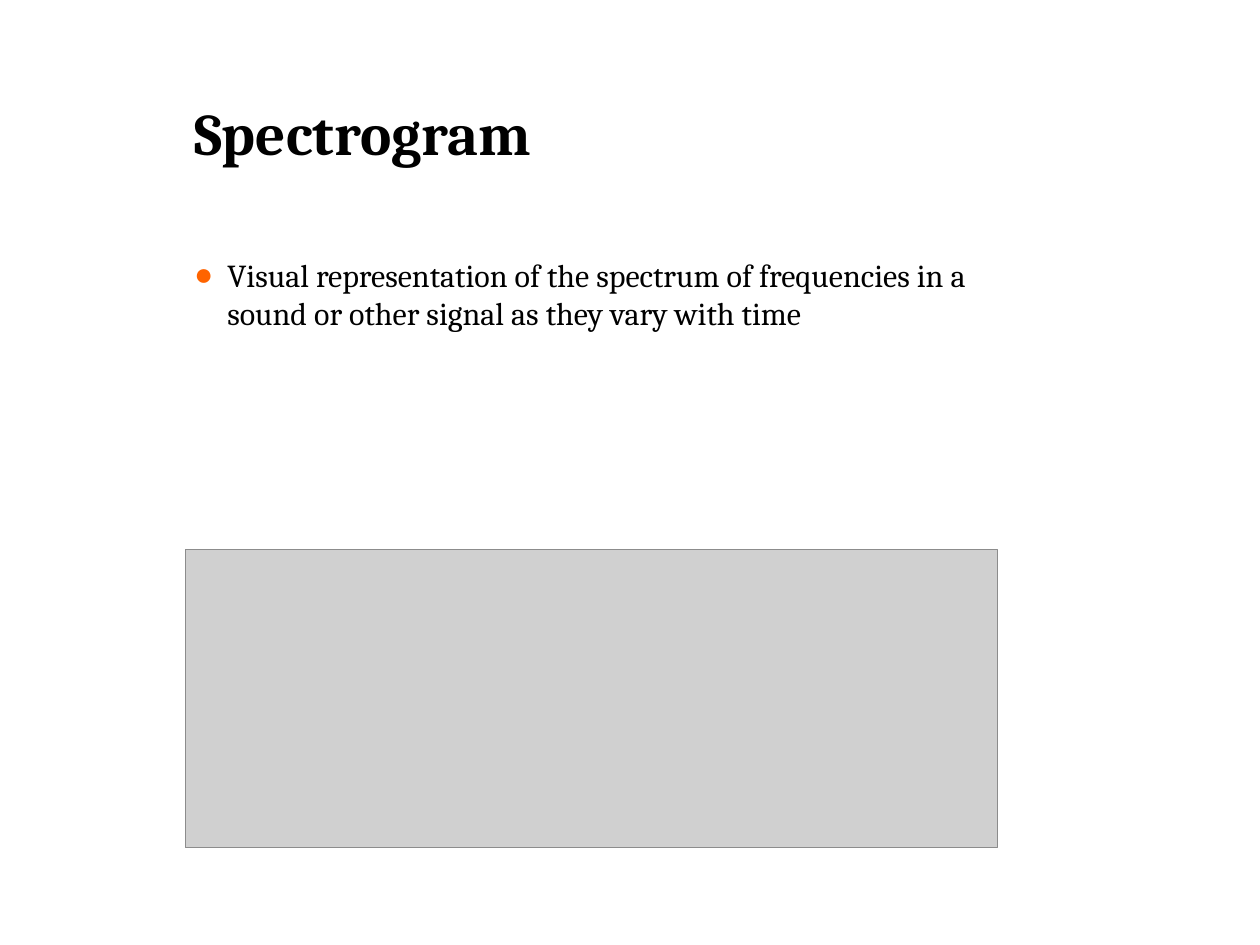
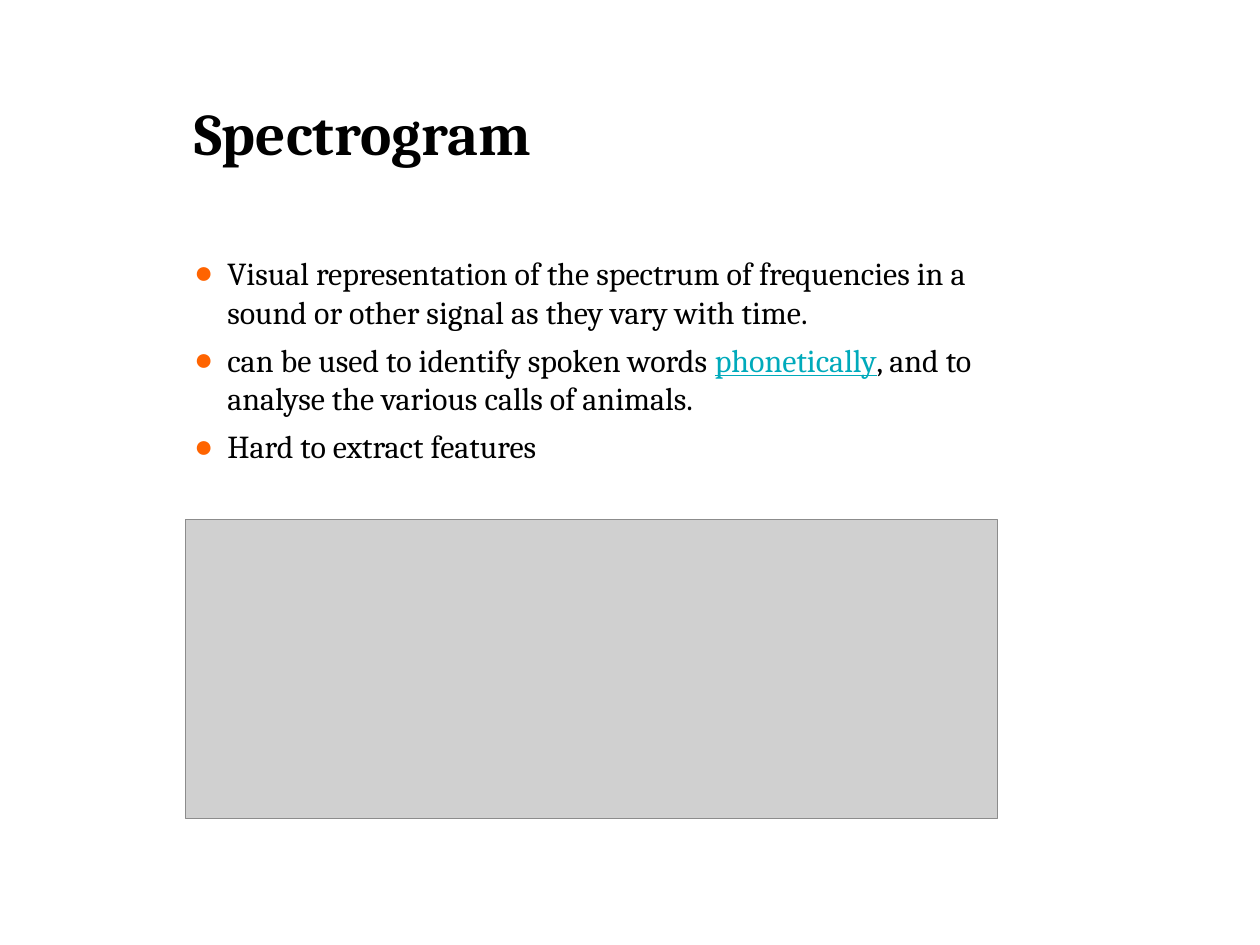
Before and after one commit to ada/case-based-reasoning, a slide deck: slide 4 of report/presentation.pptx. Drawn at 1260x945 pixels with LibreOffice and Linux fonts; fonts in the diff are those of the drawing; grey boxes stand for pictures; background and template pictures are left out. Boxes give left, top, right and bottom in pixels: in the first picture for what was removed or moved away, otherwise in the second. Text is boxed around its words. In the diff, an @@ line names an element or a change of style, - is before the commit and + after.

Commit message:
new

```diff
--- a/report/presentation.pptx
+++ b/report/presentation.pptx
@@ text at bbox=[227, 262, 971, 459]: text changed @@
-● Visual representation of the spectrum of frequencies in a sound or other signal as they vary with time
+● Visual representation of the spectrum of frequencies in a sound or other signal as they vary with time.
+● can be used to identify spoken words phonetically, and to analyse the various calls of animals.
+● Hard to extract features
@@ picture: place and size @@
-picture at bbox=[185, 549, 998, 848]
+picture at bbox=[185, 520, 998, 819]
```
Also in this commit, not shown: 7 other slides changed, 1 slide added, 1 slide removed.
